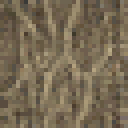
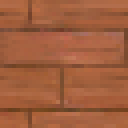
Comparing the layer stacks of the two 128×128 images. Changes:
added group "FirPlanks" with 1 layers above "RedwoodPlanks" over [0, 0, 128, 128]
showed group "RedwoodPlanks" (1 layers) over [0, 0, 128, 128]
painted on "Layer 7" over [0, 0, 128, 128]
showed group "AcaciaPlanks" (1 layers) over [0, 0, 128, 128]
painted on "Layer 6" over [0, 0, 128, 128]
hid group "AcaciaWood" (4 layers) over [0, 0, 128, 128]
